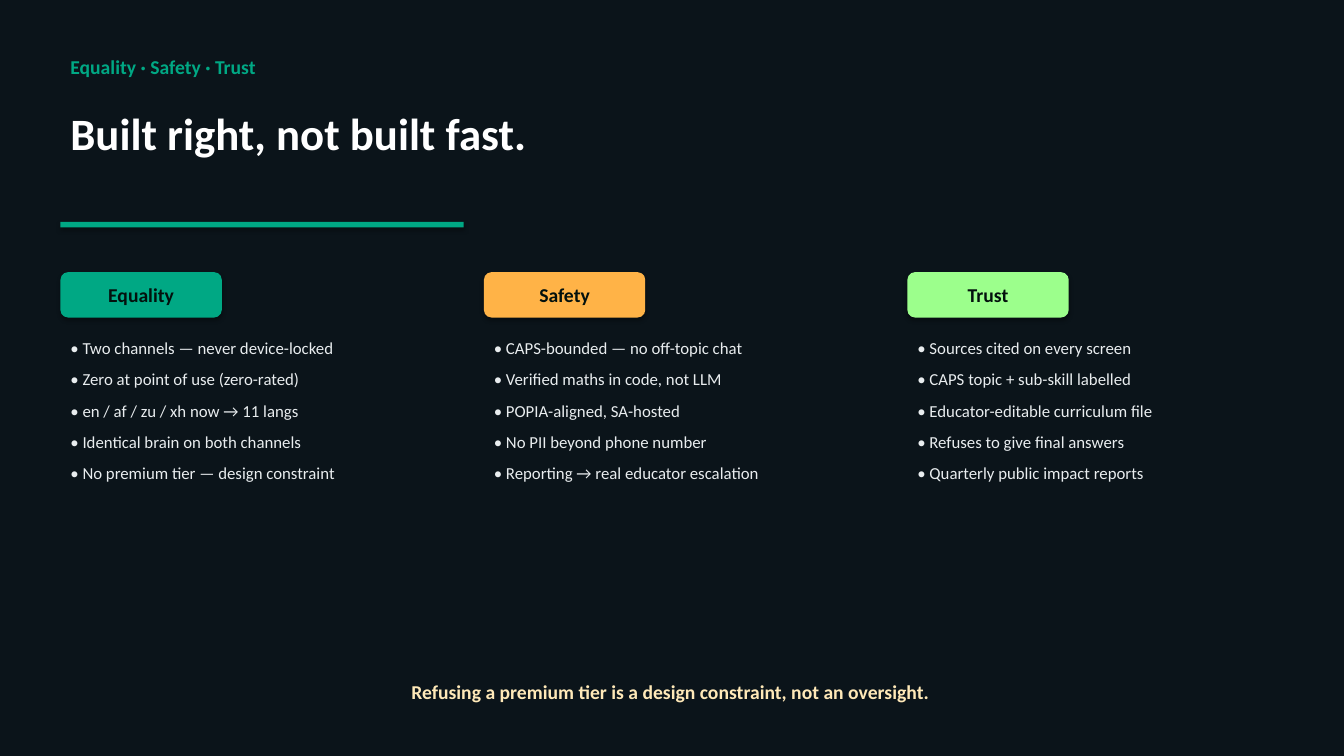
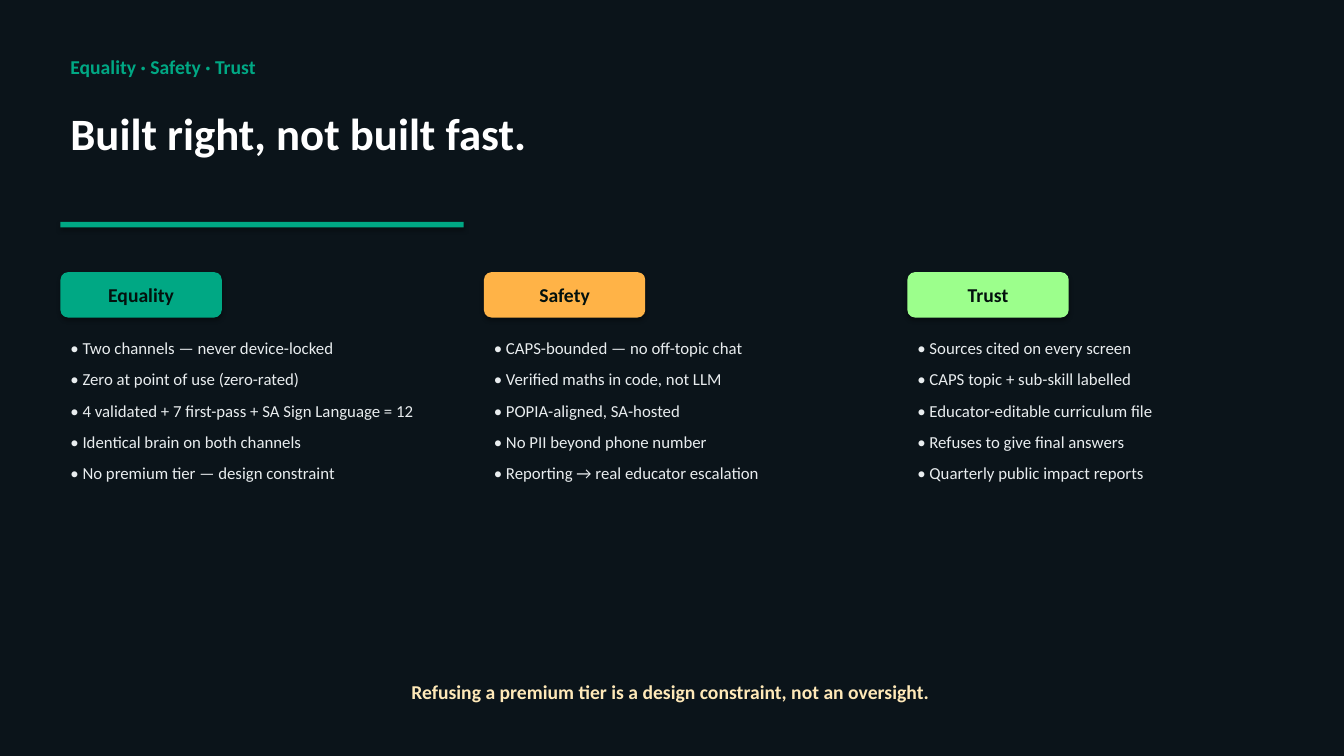
Before and after one commit to snerantie/Dell-Prototype---AI-Integration, a slide deck: slide 8 of pitch/AI_Tutor_Pitch.pptx. Drawn at 1344x756 pixels with LibreOffice and Linux fonts; fonts in the diff are those of the drawing. Boxes give left, top, right and bottom in pixels: in the first picture for what was removed or moved away, otherwise in the second. Text is boxed around its words. In the diff, an @@ line names an element or a change of style, - is before the commit and + after.

Commit message:
feat: expand i18n framework to all 11 SA official languages (4 validated + 7 first-pass) + SA Sign Language roadmap

```diff
--- a/pitch/AI_Tutor_Pitch.pptx
+++ b/pitch/AI_Tutor_Pitch.pptx
@@ text at box(83, 405, 413, 420): text changed @@
-• en / af / zu / xh now → 11 langs
+• 4 validated + 7 first-pass + SA Sign Language = 12
```
Also in this commit, not shown: 3 other slides changed, 4 other files.
